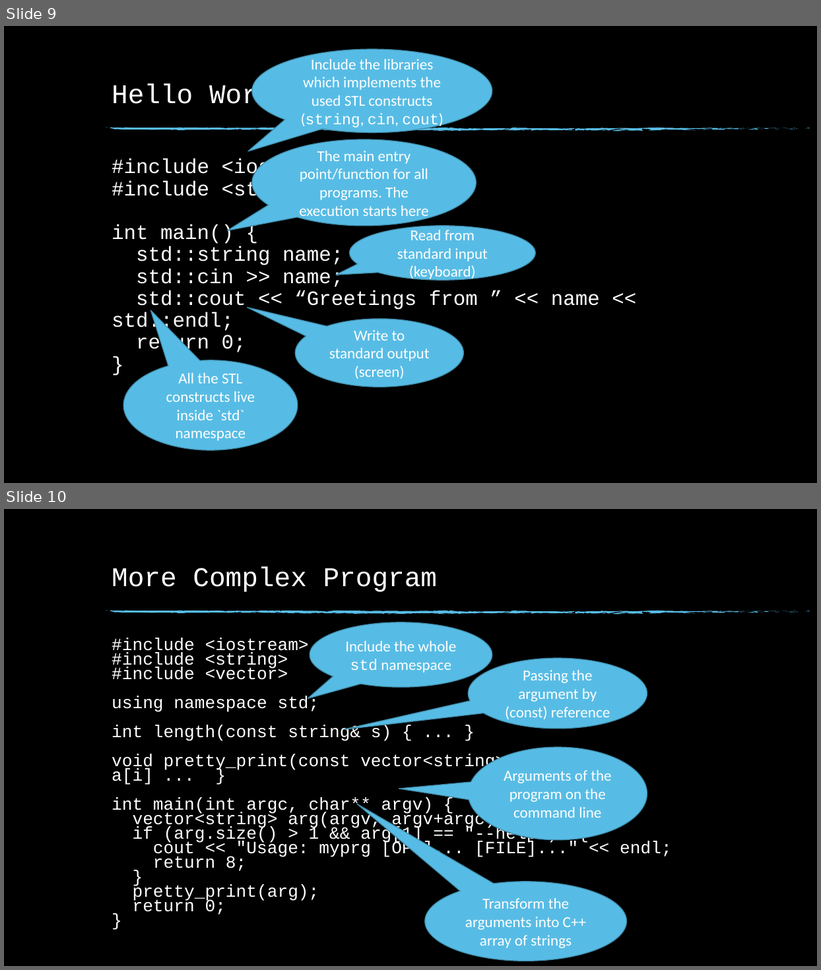
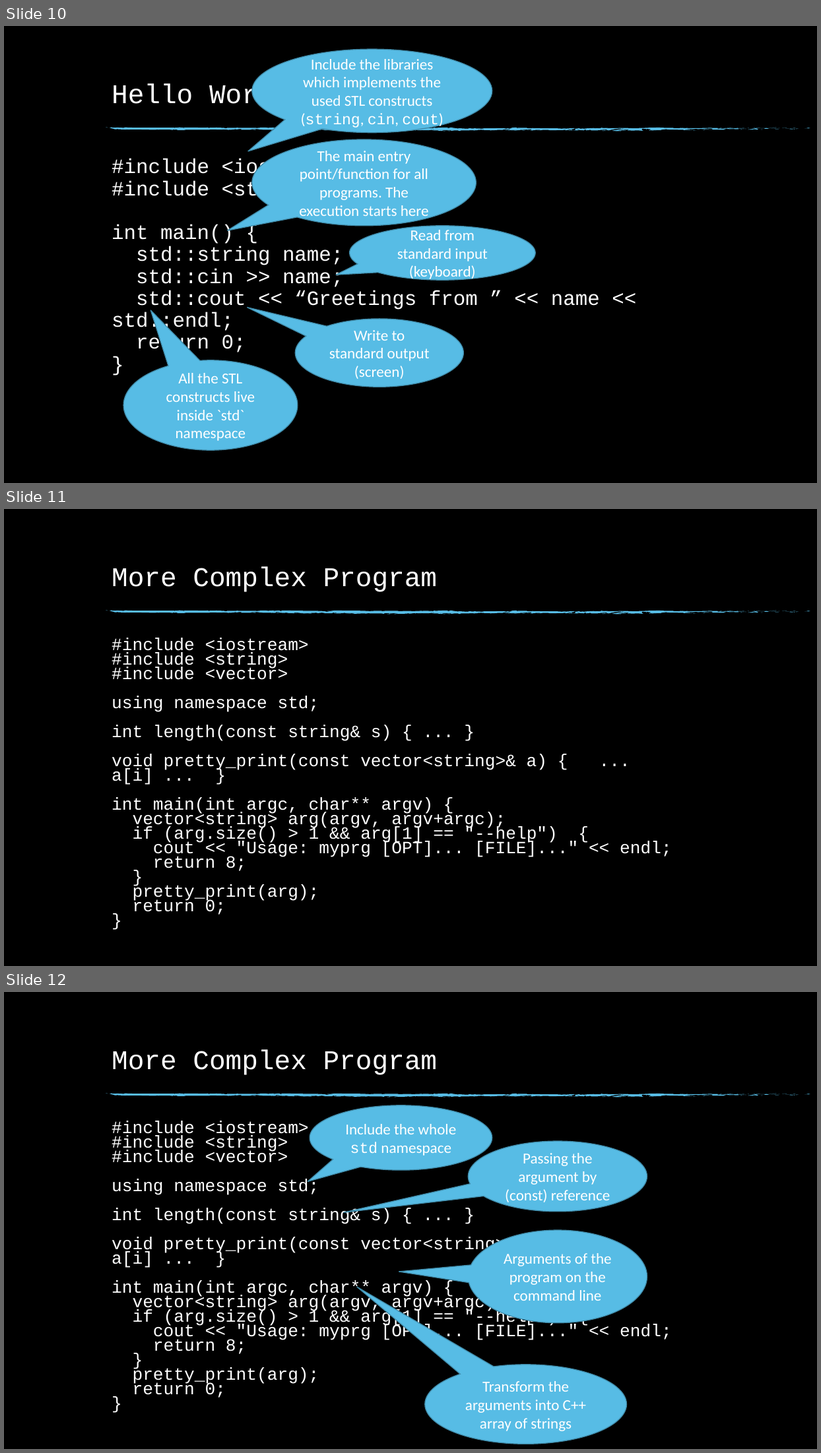
Before and after one commit to fan1x/fan1x.github.io, a slide deck: data/2021-22/cpp/ex01.pptx. Shown one above the other, each under a label of ours: slides 9 and 10 before the commit, slides 10, 11 and 12 after it. The pictures are 821x970 and 821x1453 pixels, drawn with LibreOffice and Linux fonts; fonts in the diff are those of the drawing; background and template pictures are left out. Boxes give left, top, right and bottom in pixels: in the first picture for what was removed or moved away, otherwise in the second. Text is boxed around its words. In the diff, an @@ line names an element or a change of style, - is before the commit and + after.

```diff
--- a/data/2021-22/cpp/ex01.pptx
+++ b/data/2021-22/cpp/ex01.pptx
@@ slide 11 added at [4,509,817,966], background picture (left out); not listed: 74 template elements that a slide beside it also shows @@
@@ title added at [112,566,438,592], 32 pt, text #FFFFFF @@
+More Complex Program
@@ text added at [112,638,672,915], 20.4 pt, text #FFFFFF @@
+#include <iostream>
+#include <string>
+#include <vector>
+using namespace std;
+int length(const string& s) { ... }
+void pretty_print(const vector<string>& a) { ... a[i] ... }
+int main(int argc, char** argv) {
+vector<string> arg(argv, argv+argc);
+if (arg.size() > 1 && arg[1] == "--help") {
+cout << "Usage: myprg [OPT]... [FILE]..." << endl;
+return 8;
+}
+pretty_print(arg);
+return 0;
+}
@@ what was slide 9 is now slide 10 @@
@@ what was slide 10 is now slide 12 @@
```
Also in this commit, not shown: 1 other slide added, 1 other file.
